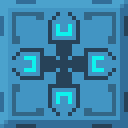
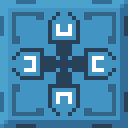
Layer changes from the first 128×128 image to the second:
showed "Layer 2", moved it above "Layer 1 copy 2", painted on it over (24, 24, 104, 104)
painted on "Layer 1 copy 2" over (24, 24, 104, 104)
removed layer "Layer 1" over (24, 24, 104, 104)
